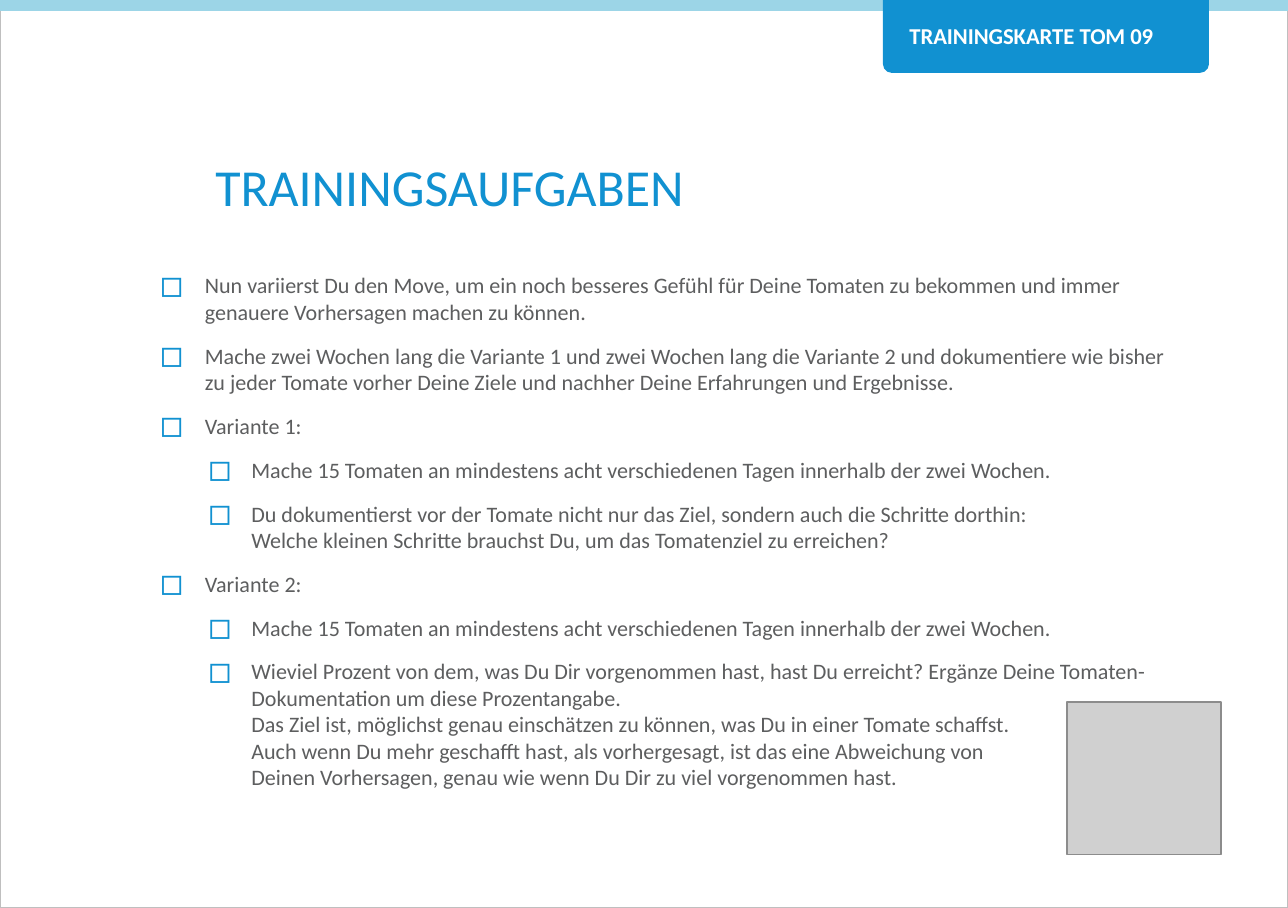
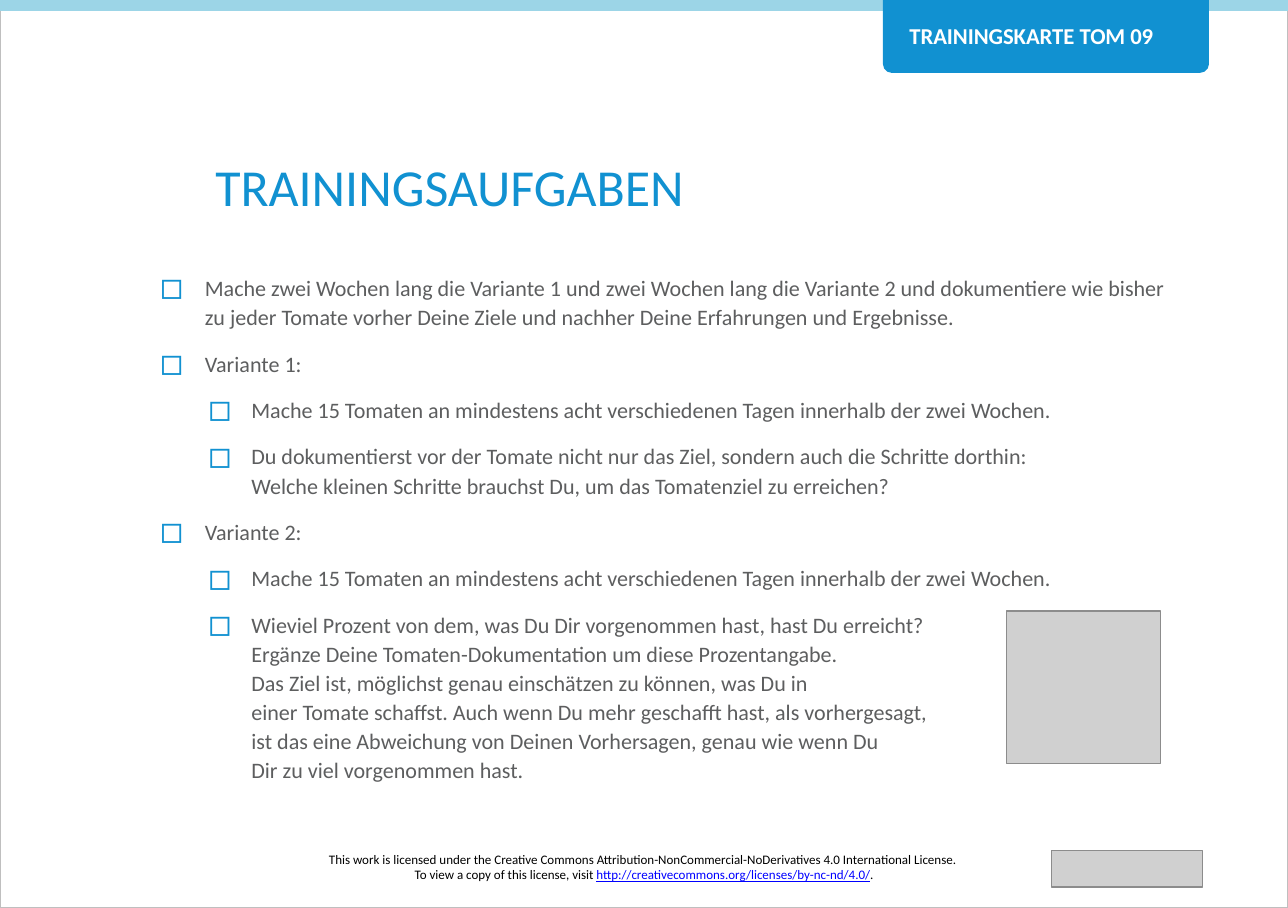
Before and after one commit to Teamtool/training-materials, a slide deck: slide 2 of training-cards/agile moves/Tomatoes (TOM)/ger/journeyman/ger_TOM_09_Aufdrehen_fertig_los_AM_Journeyman.pptx. Drawn at 1288x908 pixels with LibreOffice and Linux fonts; fonts in the diff are those of the drawing; grey boxes stand for pictures; background and template pictures are left out. Boxes give left, top, right and bottom in pixels: in the first picture for what was removed or moved away, otherwise in the second. Text is boxed around its words. In the diff, an @@ line names an element or a change of style, - is before the commit and + after.

```diff
--- a/training-cards/agile moves/Tomatoes (TOM)/ger/journeyman/ger_TOM_09_Aufdrehen_fertig_los_AM_Journeyman.pptx
+++ b/training-cards/agile moves/Tomatoes (TOM)/ger/journeyman/ger_TOM_09_Aufdrehen_fertig_los_AM_Journeyman.pptx
@@ text "Mache zwei Wochen lang die ..." at [205, 280, 1163, 782]: line spacing 1 to 1.1 @@
@@ text at [205, 277, 1120, 324]: paragraph removed @@
-◻ Nun variierst Du den Move, um ein noch besseres Gefühl für Deine Tomaten zu bekommen und immer genauere Vorhersagen machen zu können.
@@ picture: place and size @@
-picture at [1067, 702, 1221, 855]
+picture at [1006, 611, 1160, 763]
@@ text added at [329, 855, 956, 882], 6 pt, text #000000 @@
+This work is licensed under the Creative Commons Attribution-NonCommercial-NoDerivatives 4.0 International License.
+To view a copy of this license, visit http://creativecommons.org/licenses/by-nc-nd/4.0/.
@@ picture added at [1051, 850, 1202, 886] @@
```
Also in this commit, not shown: 1 other slide changed, 1 other file.
